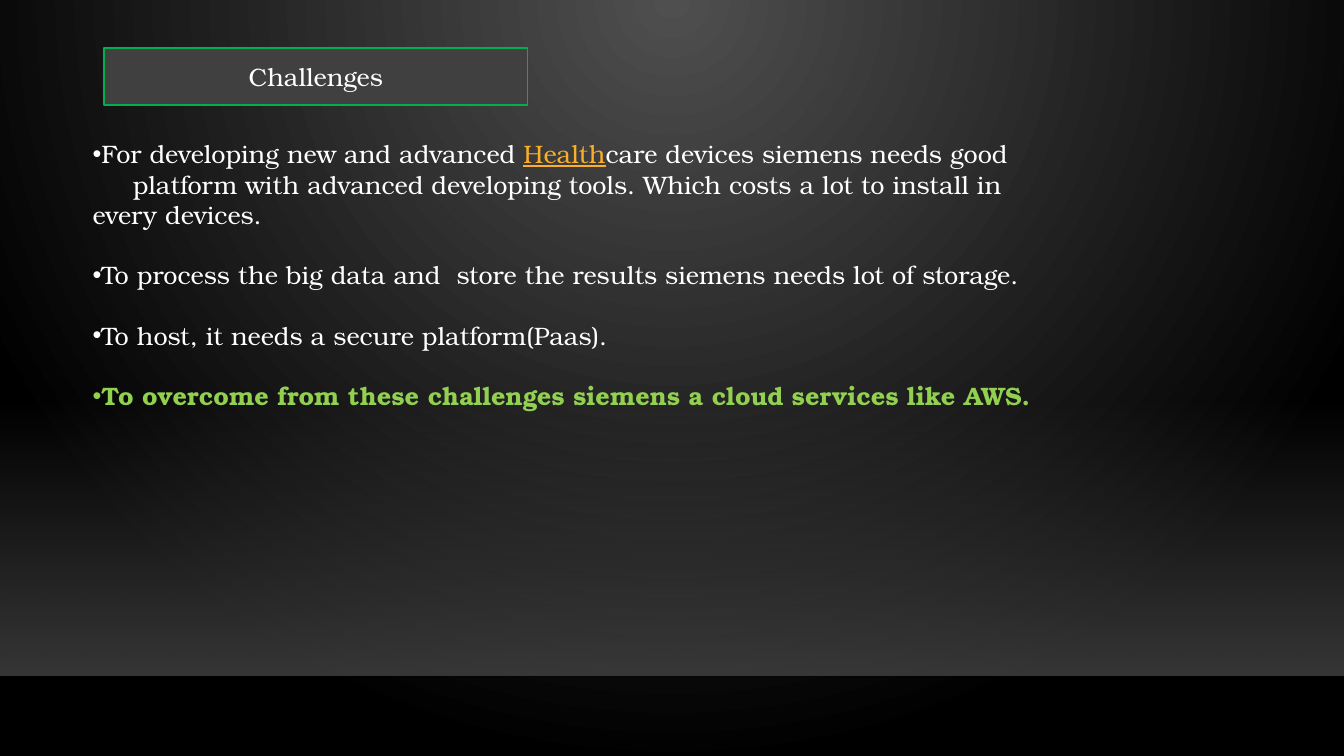
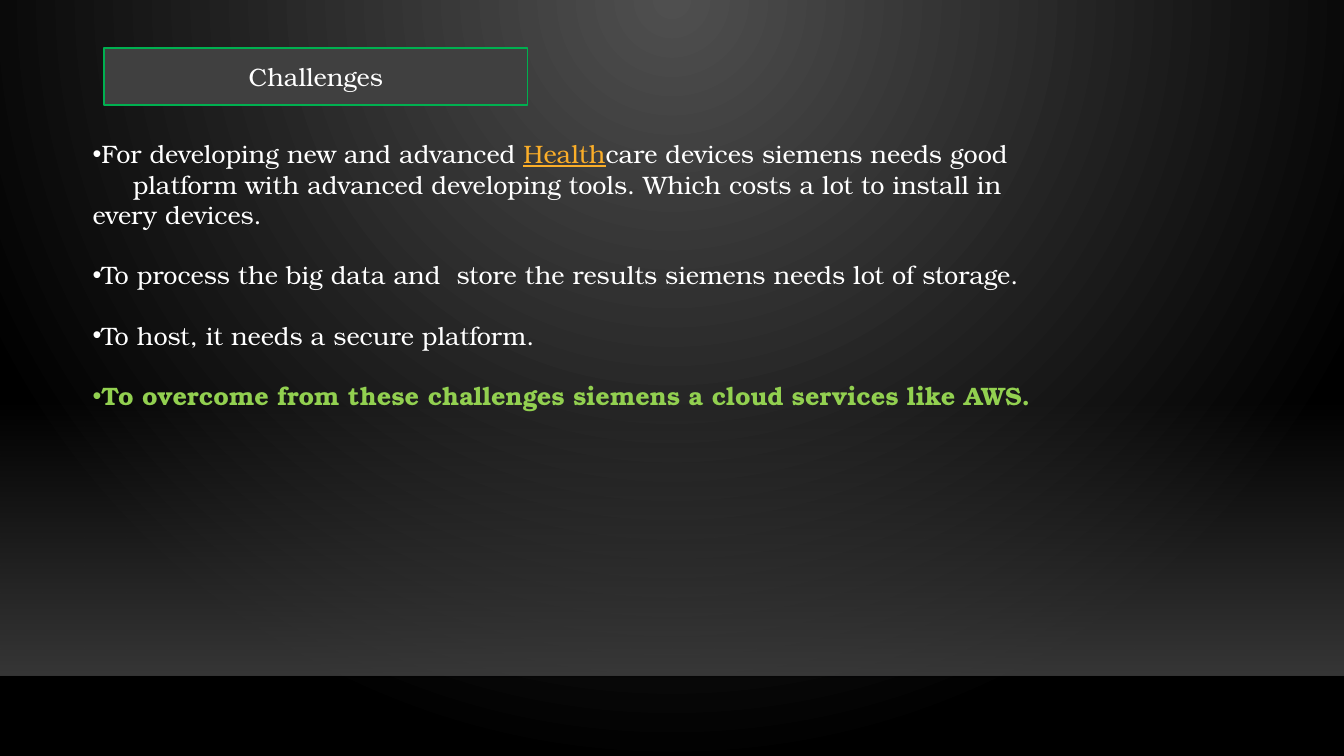
Before and after one commit to Sourabh080299/SEM6_assingments, a slide deck: slide 7 of CC/U19CS082.pptx. Drawn at 1344x756 pixels with LibreOffice and Linux fonts; fonts in the diff are those of the drawing; background and template pictures are left out. Boxes give left, top, right and bottom in pixels: in the first picture for what was removed or moved away, otherwise in the second. Text is boxed around its words. In the diff, an @@ line names an element or a change of style, - is before the commit and + after.

```diff
--- a/CC/U19CS082.pptx
+++ b/CC/U19CS082.pptx
@@ text at <box>101,326,534,351</box>: text changed @@
-• To host, it needs a secure platform(Paas).
+• To host, it needs a secure platform.
```
Also in this commit, not shown: 8 other slides changed.
